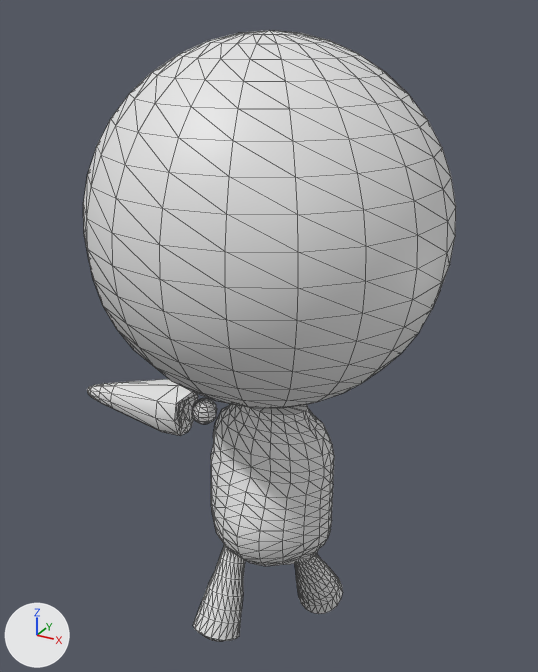
One commit to the OBJ model res/models/planetHead/exp_20.obj: the scene before it, then after it.
One viewpoint serves both versions: a 50 mm camera at (3.32, -6.06, 8.06) aimed at (-0.15, 0.24, 4.91). Every picture has the same lights, and +X, +Y and +Z are marked at lower left. Mesh edges are drawn as thin lines. Where no turn or scale is listed for an object, it has been applied to the vertices.

The first picture shows 'exp_20'.
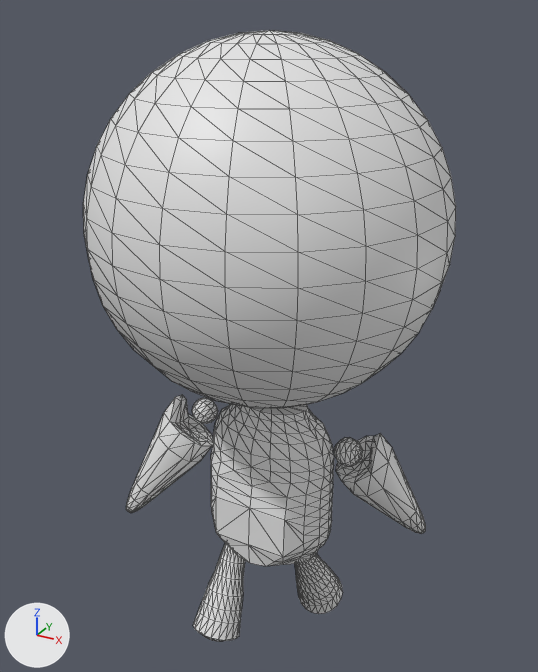
Changed parts and their boxes [x1, y1, x2, y2] in the pictures (538 x 672 px; the box of a moved part takes in the faces that stretch with it):
part 1 of me_exp_20, moved or reshaped
    before: [87, 379, 198, 436]
    after: [126, 395, 214, 513]
part 2 of me_exp_20, added
    after: [334, 437, 362, 466]
part 3 of me_exp_20, added
    after: [336, 433, 426, 534]
part 4 of me_exp_20, moved or reshaped
    both: [192, 398, 304, 566]

Patch to the scene script:
```diff
--- a/res/models/planetHead/exp_20.obj.py
+++ b/res/models/planetHead/exp_20.obj.py
@@ me_exp_20 @@
 # used by ob_exp_20; location = (0.0, 0.0, 0.0)
-me_exp_20.from_pydata(...)  # 1316 vertices, 2608 faces; spans x -2.41..1.72, y -1.74..1.7, z 1.3..7.89
+me_exp_20.from_pydata(...)  # 1438 vertices, 2844 faces; spans x -1.72..1.72, y -1.74..1.7, z 1.3..7.89
+# me_exp_20 part 1: the loose piece of 90 vertices spanning x -2.41..-0.92, y -0.29..0.37, z 3.55..4.2 is multiplied about its middle by the matrix ((0.487, -0.112, -0.866), (0.224, 0.975, 0.0), (0.844, -0.194, 0.5)), then moved by (0.42, -0.26, -0.6)
+# me_exp_20 part 2: the loose piece of 58 vertices spanning x -1.05..-0.76, y -0.05..0.24, z 3.72..4.02 is copied, and the copy is multiplied about its middle by the matrix ((-0.487, 0.112, 0.866), (-0.224, -0.975, 0.0), (0.844, -0.194, 0.5)), then moved by (1.77, -0.01, 0.01); it spans x 0.72..1.02, y -0.05..0.23, z 3.74..4.02
+# me_exp_20 part 3: the loose piece of 90 vertices spanning x -2.41..-0.92, y -0.29..0.37, z 3.55..4.2 is copied, and the copy is multiplied about its middle by the matrix ((-0.487, 0.112, 0.866), (-0.224, -0.975, 0.0), (0.844, -0.194, 0.5)), then moved by (2.88, 0.35, -0.6); it spans x 0.68..1.59, y -0.03..0.79, z 2.67..4.08
+# me_exp_20 part 4
+# 92 vertices are removed from x -1.05..0.41, y -0.7..0.51, z 2.56..4.02
+# 210 faces are deleted
+# 13 vertices in x -0.23..0.21, y 0.51..0.54, z 2.88..3.36 move by (0.0, 0.0, -0.23)
+# 1 vertex moves within x -0.91, y 0.15, z 3.74
+# 61 vertices are added at x -1.04..0.29, y -0.46..0.51, z 2.59..4.02
+# 5 new vertices lie (0.0, 0.11, 0.0) away from vertices in x -1.01..-0.78, y 0.04, z 3.76..4.02
+# 158 new faces join them
```
